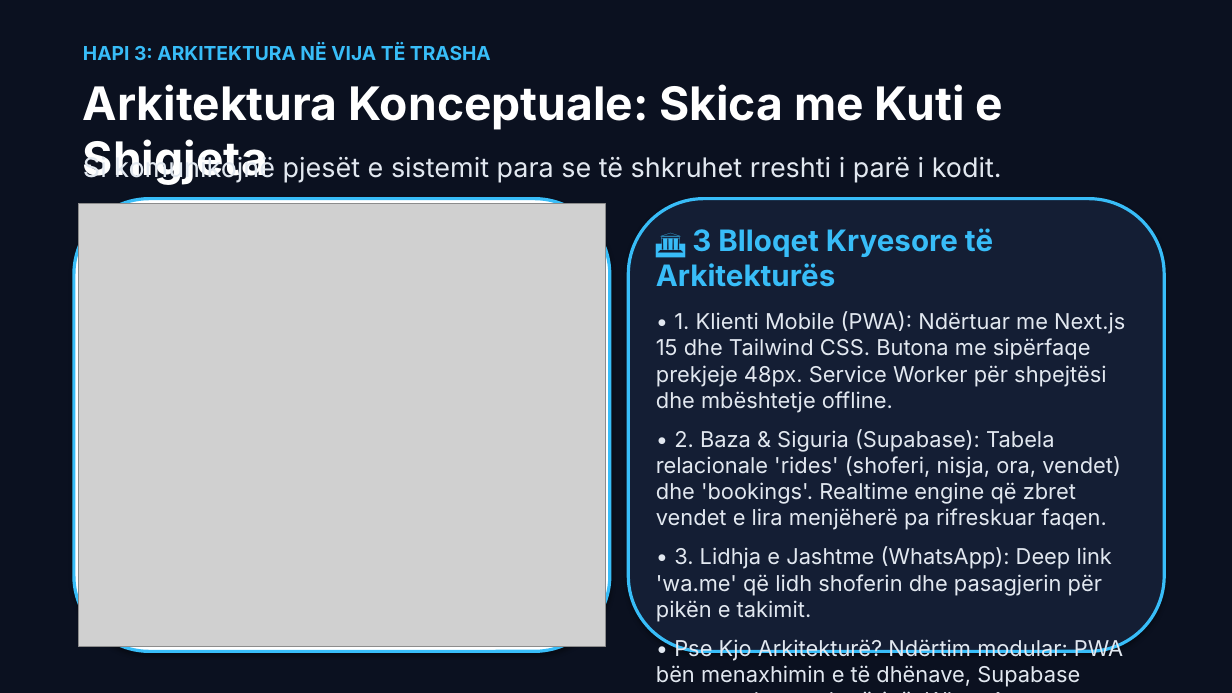
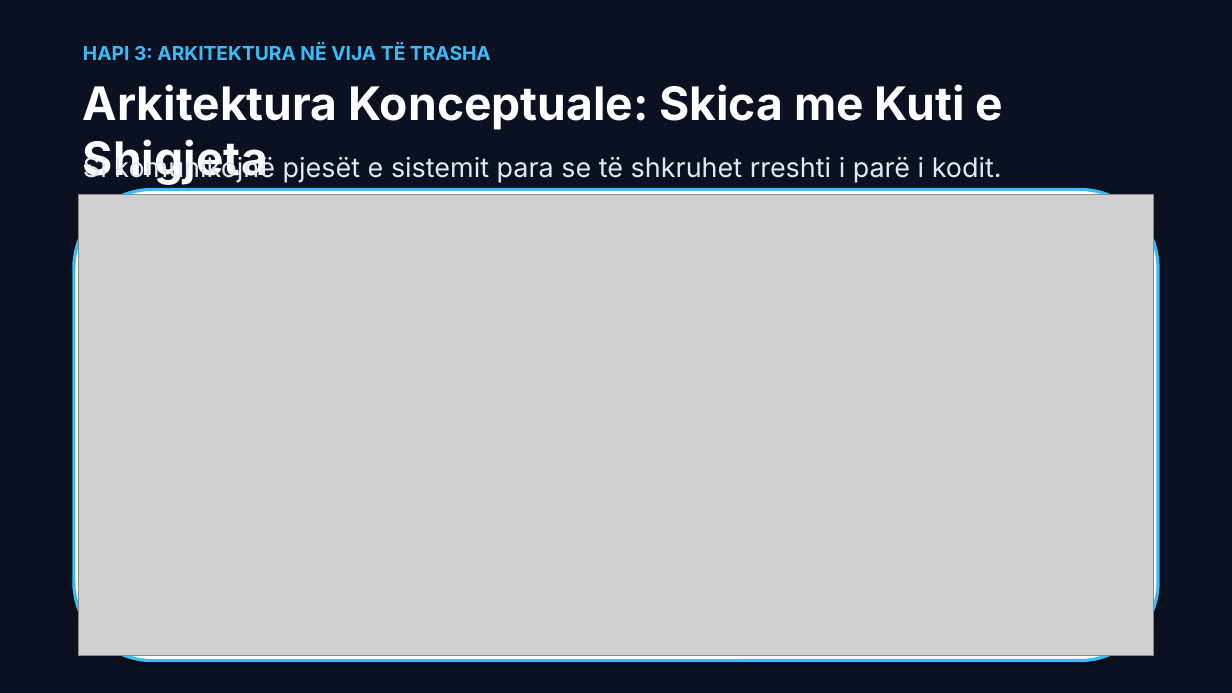
Before and after one commit to arbenl/arbenl.github.io, a slide deck: slide 5 of Jave1_Hyrje_Nextjs_PWA_Copilot_2026.pptx. Drawn at 1232x693 pixels with LibreOffice and Linux fonts; fonts in the diff are those of the drawing; grey boxes stand for pictures. Boxes give left, top, right and bottom in pixels: in the first picture for what was removed or moved away, otherwise in the second. Text is boxed around its words. In the diff, an @@ line names an element or a change of style, - is before the commit and + after.

Commit message:
feat(presentation): upgrade slides 2-6 to full-width projector-grade visual diagrams

```diff
--- a/Jave1_Hyrje_Nextjs_PWA_Copilot_2026.pptx
+++ b/Jave1_Hyrje_Nextjs_PWA_Copilot_2026.pptx
@@ rounded rectangle: place and size @@
-rounded rectangle at <box>74,199,610,652</box>
+rounded rectangle at <box>74,189,1158,661</box>
@@ picture: place and size @@
-picture at <box>79,203,605,647</box>
+picture at <box>79,194,1153,656</box>
@@ rounded rectangle removed at <box>628,199,1165,652</box> @@
@@ text removed at <box>656,228,1125,687</box> @@
-🏛️ 3 Blloqet Kryesore të Arkitekturës
-• 1. Klienti Mobile (PWA): Ndërtuar me Next.js 15 dhe Tailwind CSS. Butona me sipërfaqe prekjeje 48px. Service Worker për shpejtësi dhe mbështetje offline.
-• 2. Baza & Siguria (Supabase): Tabela relacionale 'rides' (shoferi, nisja, ora, vendet) dhe 'bookings'. Realtime engine që zbret vendet e lira menjëherë pa rifreskuar faqen.
-• 3. Lidhja e Jashtme (WhatsApp): Deep link 'wa.me' që lidh shoferin dhe pasagjerin për pikën e takimit.
-• Pse Kjo Arkitekturë? Ndërtim modular: PWA bën menaxhimin e të dhënave, Supabase garanton besueshmërinë, WhatsApp koordinimin live!
```
Also in this commit, not shown: 3 other slides changed, 4 other files.
